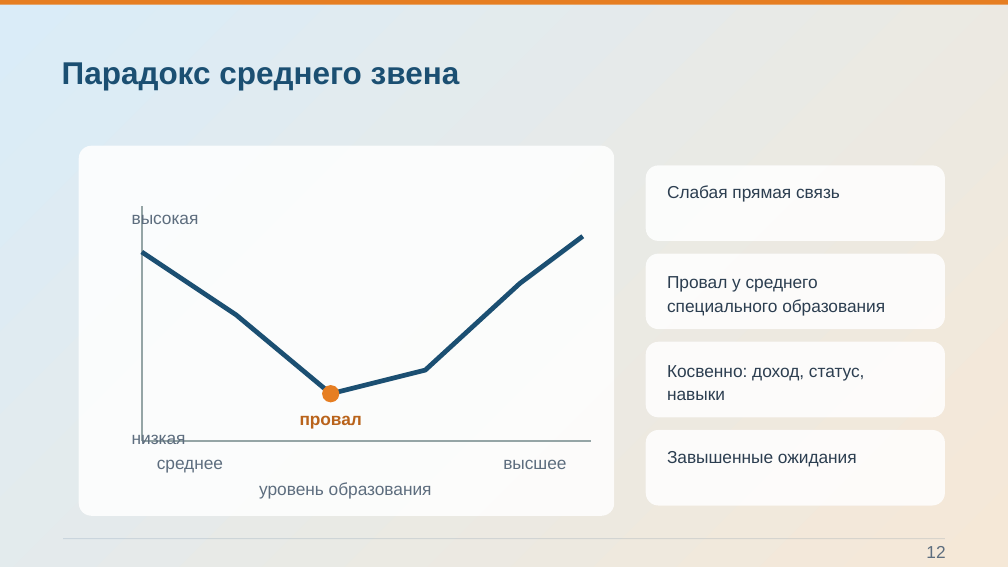
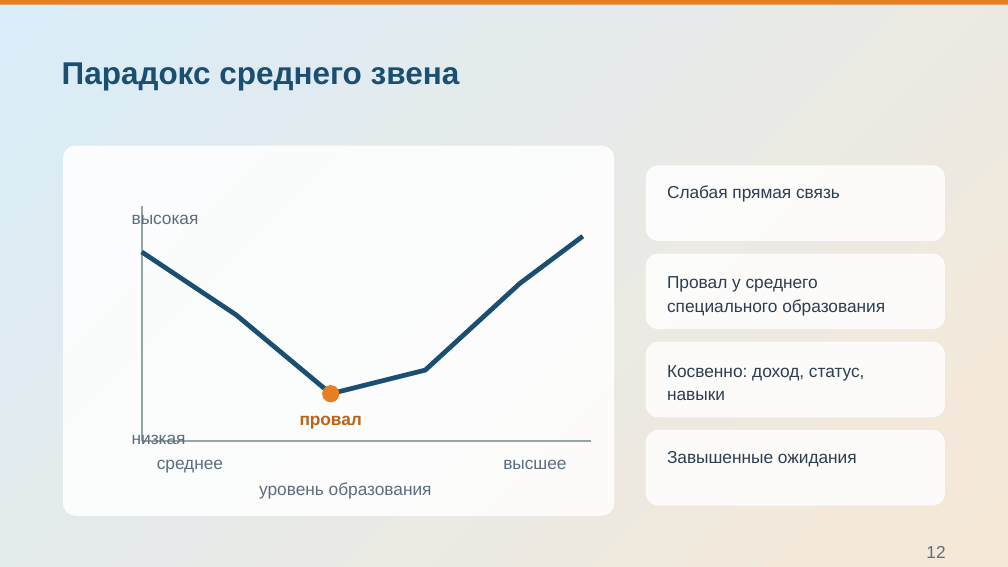
Before and after one commit to Pavel1778/Presentation-happy, a slide deck: slide 12 of Konceptsiya_schastya.pptx. Drawn at 1008x567 pixels with LibreOffice and Linux fonts; fonts in the diff are those of the drawing; background and template pictures are left out. Boxes give left, top, right and bottom in pixels: in the first picture for what was removed or moved away, otherwise in the second. Text is boxed around its words. In the diff, an @@ line names an element or a change of style, - is before the commit and + after.

```diff
--- a/Konceptsiya_schastya.pptx
+++ b/Konceptsiya_schastya.pptx
@@ rounded rectangle: place and size @@
-rounded rectangle at (79,146,614,516)
+rounded rectangle at (63,146,614,516)
@@ freeform shape removed at (63,538,945,539) @@
```
Also in this commit, not shown: 4 other slides changed, 25 other files.
